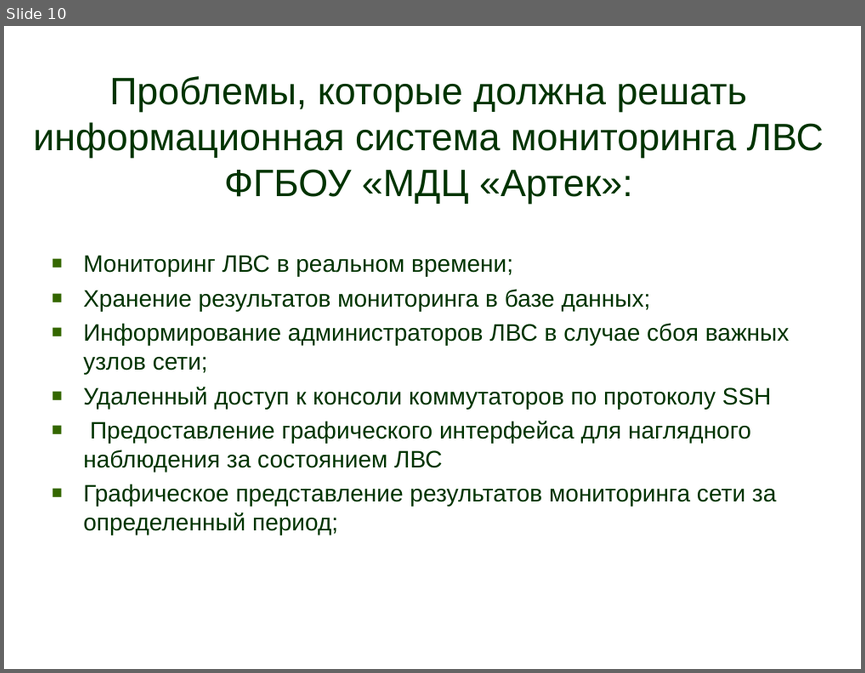
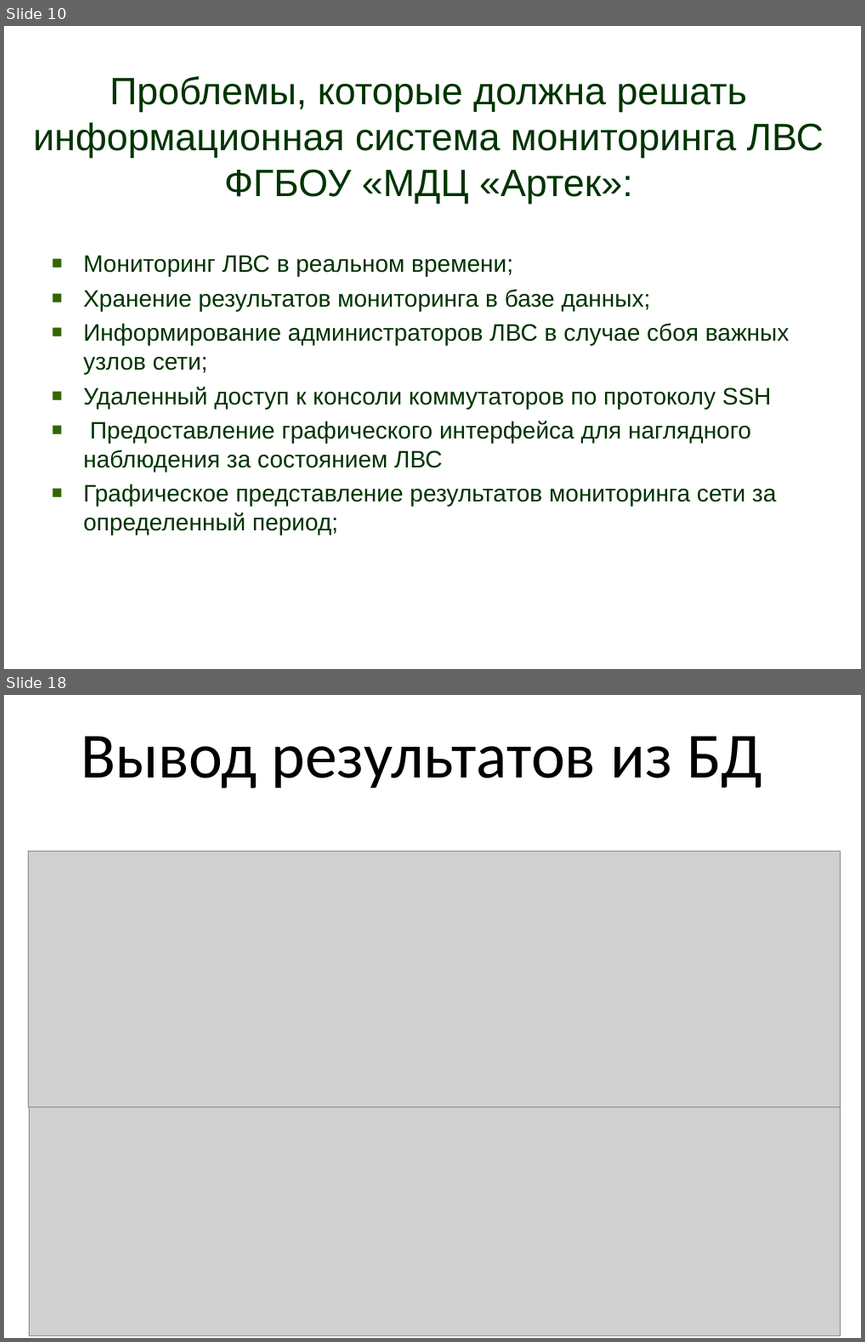
Before and after one commit to denis6705/diplom, a slide deck: Презентация.pptx. Shown one above the other, each under a label of ours: slide 10 before the commit, slides 10 and 18 after it; the slides between them are not shown. The pictures are 865x673 and 865x1342 pixels, drawn with LibreOffice and Linux fonts; fonts in the diff are those of the drawing; grey boxes stand for pictures. Boxes give left, top, right and bottom in pixels: in the first picture for what was removed or moved away, otherwise in the second. Text is boxed around its words. In the diff, an @@ line names an element or a change of style, - is before the commit and + after.

```diff
--- a/Презентация.pptx
+++ b/Презентация.pptx
@@ slide 18 added at [4, 695, 861, 1338], background #FFFFFF @@
@@ text added at [80, 736, 762, 789], 54 pt, text #000000 @@
+Вывод результатов из БД
@@ picture added at [28, 851, 840, 1107] @@
@@ picture added at [29, 1107, 840, 1336] @@
```
Also in this commit, not shown: 6 slides changed, 5 other slides added, 1 slide removed, 4 other files.
